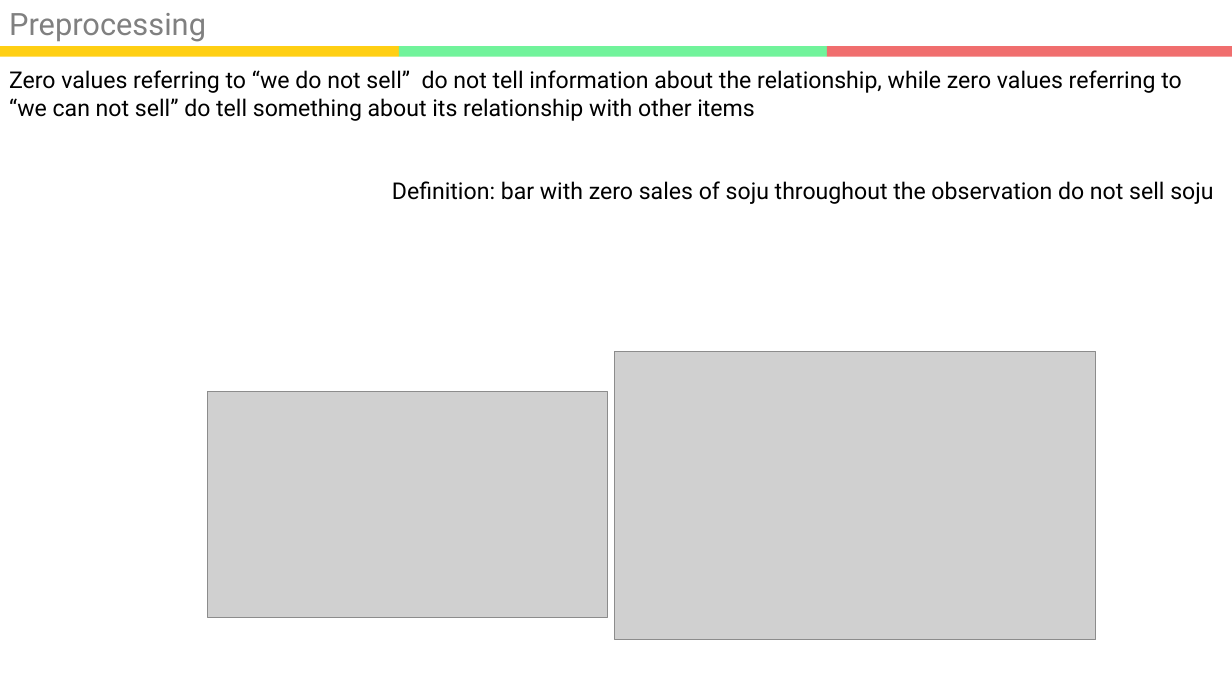
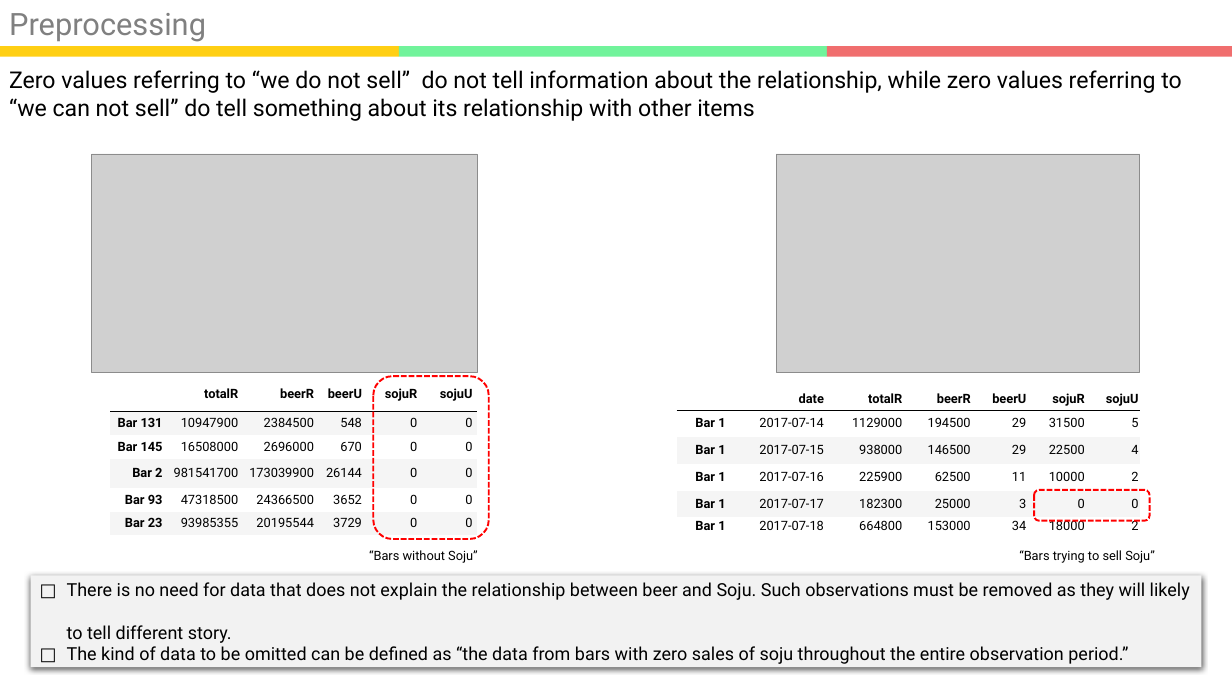
Before and after one commit to kookoowaa/Projects, a slide deck: slide 12 of WB project/Analysis Report.pptx. Drawn at 1232x693 pixels with LibreOffice and Linux fonts; fonts in the diff are those of the drawing; grey boxes stand for pictures. Boxes give left, top, right and bottom in pixels: in the first picture for what was removed or moved away, otherwise in the second. Text is boxed around its words. In the diff, an @@ line names an element or a change of style, - is before the commit and + after.

```diff
--- a/WB project/Analysis Report.pptx
+++ b/WB project/Analysis Report.pptx
@@ picture: place and size @@
-picture at [208, 391, 607, 617]
+picture at [92, 154, 478, 372]
@@ picture: place and size @@
-picture at [615, 351, 1096, 640]
+picture at [776, 154, 1141, 372]
@@ text removed at [392, 181, 1213, 204] @@
-Definition: bar with zero sales of soju throughout the observation do not sell soju
@@ table added at [110, 376, 478, 535], 6 rows, 6 columns @@
+ | totalR | beerR | beerU | sojuR | sojuU
+Bar 131 | 10947900 | 2384500 | 548 | 0 | 0
+Bar 145 | 16508000 | 2696000 | 670 | 0 | 0
+Bar 2 | 981541700 | 173039900 | 26144 | 0 | 0
+Bar 93 | 47318500 | 24366500 | 3652 | 0 | 0
+Bar 23 | 93985355 | 20195544 | 3729 | 0 | 0
@@ rounded rectangle added at [373, 376, 489, 539], outline #FF0000 1.5 pt dashed @@
@@ table added at [677, 388, 1139, 536], 6 rows, 7 columns @@
+ | date | totalR | beerR | beerU | sojuR | sojuU
+Bar 1 | 2017-07-14 | 1129000 | 194500 | 29 | 31500 | 5
+Bar 1 | 2017-07-15 | 938000 | 146500 | 29 | 22500 | 4
+Bar 1 | 2017-07-16 | 225900 | 62500 | 11 | 10000 | 2
+Bar 1 | 2017-07-17 | 182300 | 25000 | 3 | 0 | 0
+Bar 1 | 2017-07-18 | 664800 | 153000 | 34 | 18000 | 2
@@ rounded rectangle added at [1034, 490, 1150, 520], outline #FF0000 1.5 pt dashed @@
@@ text added at [369, 550, 478, 563], 10 pt, text #000000 @@
+“Bars without Soju”
@@ text added at [1019, 550, 1155, 563], 10 pt, text #000000 @@
+“Bars trying to sell Soju”
@@ rectangle added at [30, 576, 1202, 667], fill #F2F2F2, 14 pt, text #000000 @@
+□ There is no need for data that does not explain the relationship between beer and Soju. Such observations must be removed as they will likely
+to tell different story.
+□ The kind of data to be omitted can be defined as “the data from bars with zero sales of soju throughout the entire observation period.”
```
Also in this commit, not shown: 4 other slides changed, 2 slides added, 1 slide removed, 5 other files.
